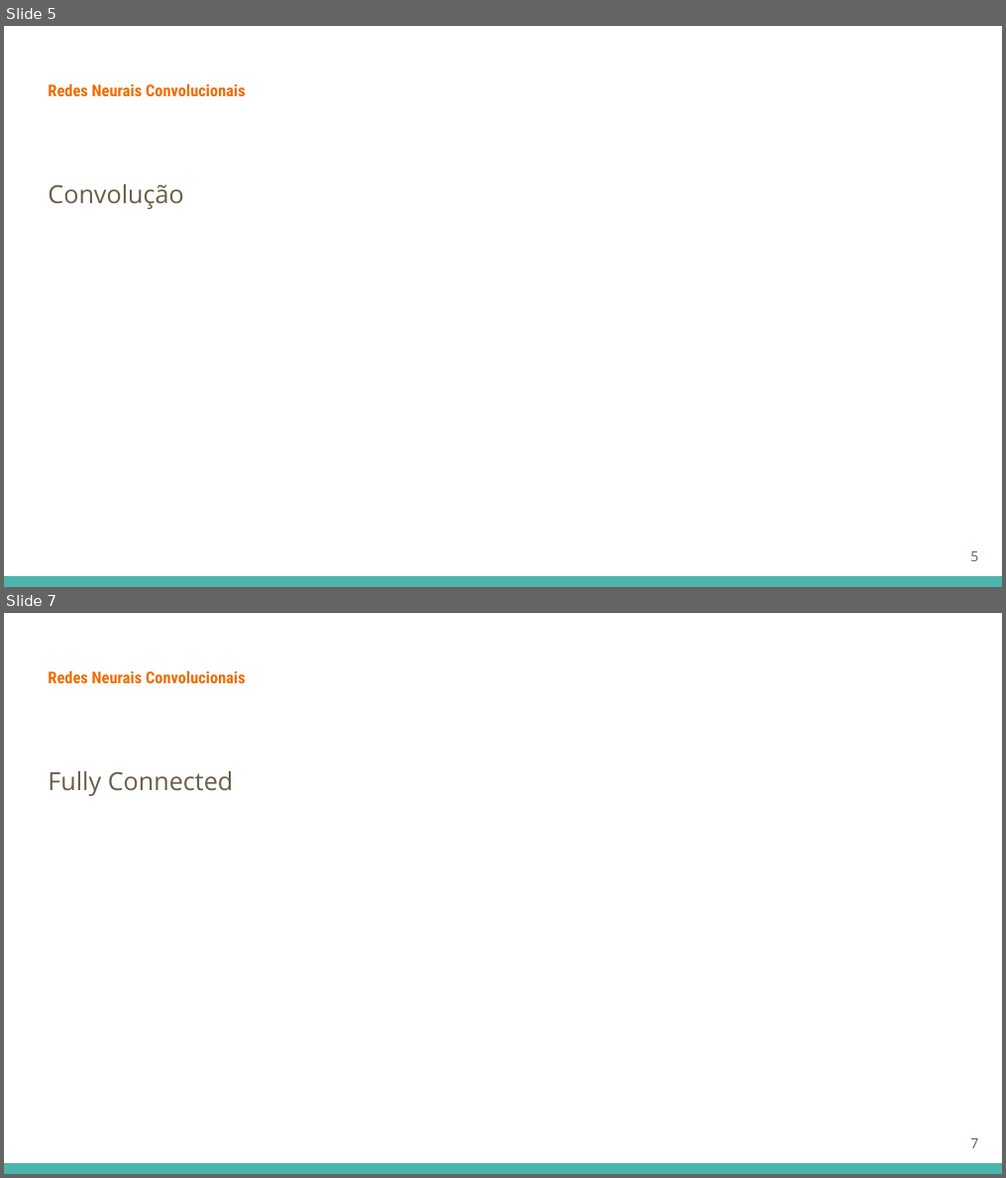
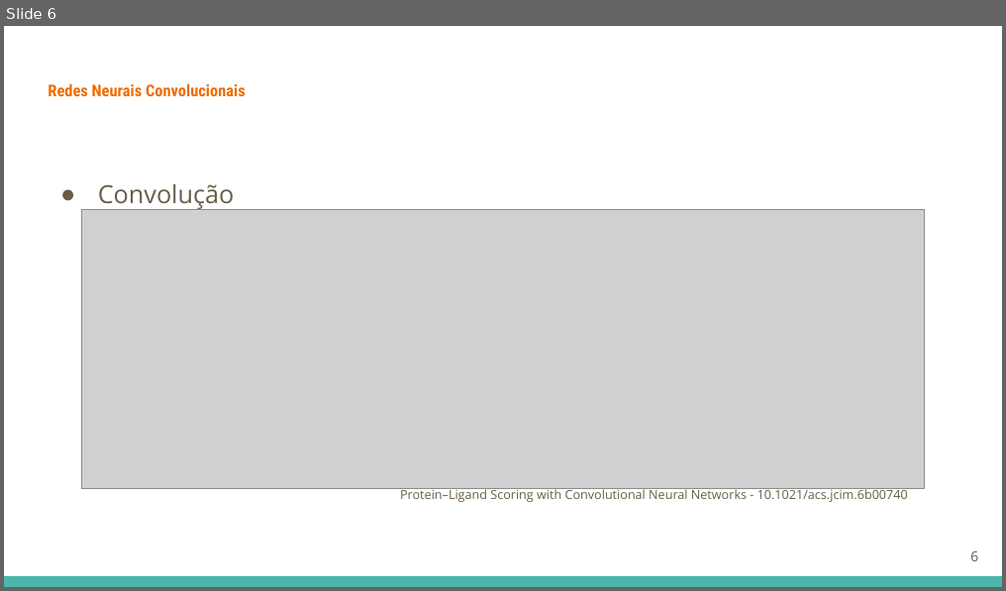
Before and after one commit to GuilhermeGraeff/Docking-Input, a slide deck: apresentacao/Virtual Screening.odp. Shown one above the other, each under a label of ours: slides 5 and 7 before the commit, slide 6 after it; the slides between them are not shown. The pictures are 1006x1178 and 1006x591 pixels, drawn with LibreOffice and Linux fonts; fonts in the diff are those of the drawing; grey boxes stand for pictures. Boxes give left, top, right and bottom in pixels: in the first picture for what was removed or moved away, otherwise in the second. Text is boxed around its words. In the diff, an @@ line names an element or a change of style, - is before the commit and + after.

```diff
--- a/apresentacao/Virtual Screening.odp
+++ b/apresentacao/Virtual Screening.odp
@@ slide 7 removed at (4, 613, 1002, 1174), background #FFFFFF; not listed: 1 template element that a slide beside it also shows @@
@@ title removed at (48, 670, 246, 683) @@
-Redes Neurais Convolucionais
@@ text removed at (48, 771, 234, 796) @@
-Fully Connected
@@ page number removed at (970, 1139, 978, 1149) @@
-7
@@ what was slide 5 is now slide 6 @@
@@ slide 6 changed as well @@
@@ text "Convolução" at (98, 184, 234, 209): bullet none to ●; less space between paragraphs @@
@@ picture added at (82, 209, 924, 489) @@
@@ text added at (400, 487, 908, 502), 9 pt, text #695D46 @@
+Protein–Ligand Scoring with Convolutional Neural Networks - 10.1021/acs.jcim.6b00740
@@ page number at (970, 552, 978, 562): text changed @@
-5
+6
```
Also in this commit, not shown: 7 other slides changed, 15 slides added, 6 other slides removed, 2 other files.
